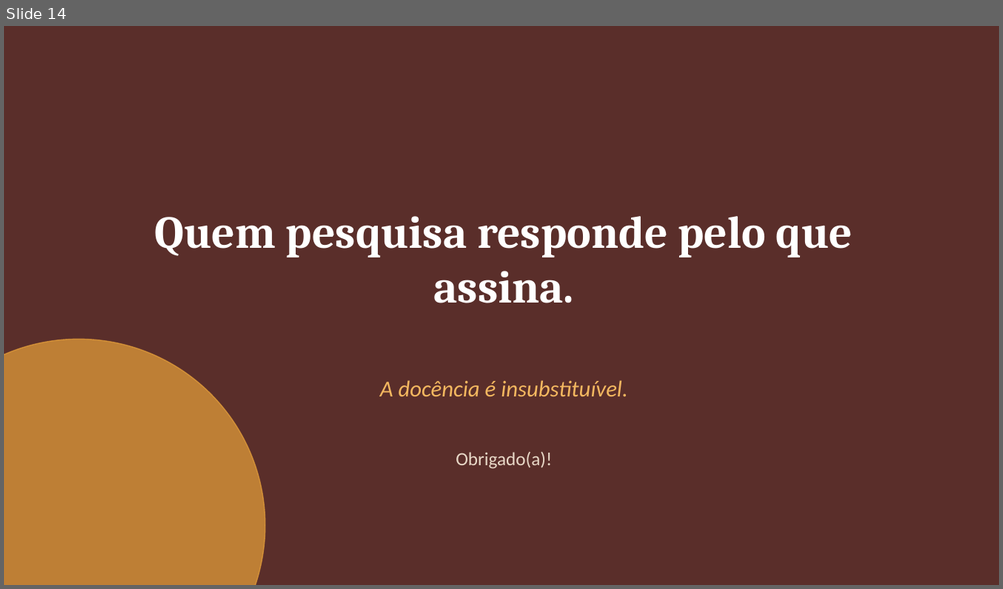
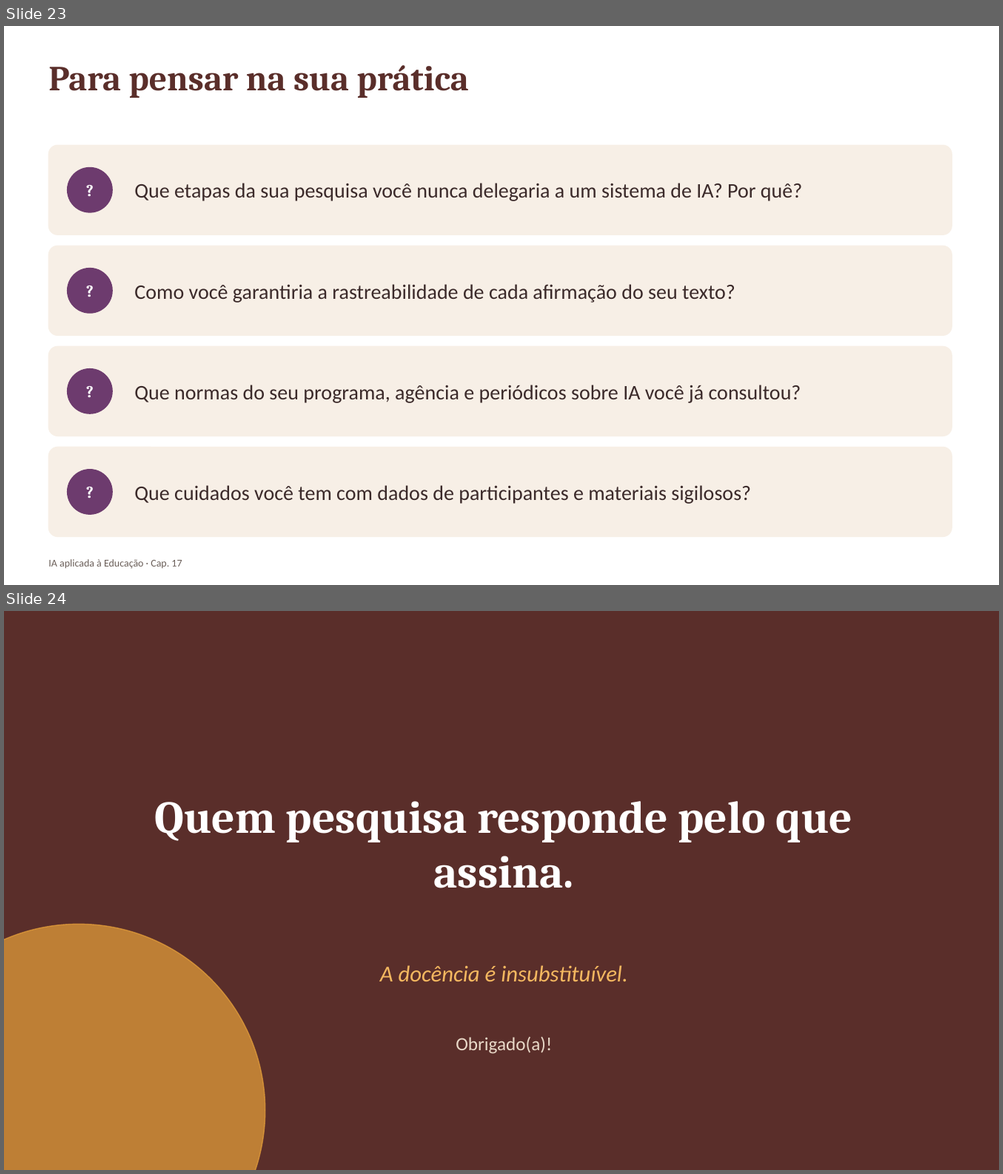
Before and after one commit to arakenmedeiros/claude, a slide deck: livro_ia_educacao/saida/pptx/Cap17_slides.pptx. Shown one above the other, each under a label of ours: slide 14 before the commit, slides 23 and 24 after it. The pictures are 1003x589 and 1003x1174 pixels, drawn with LibreOffice and Linux fonts; fonts in the diff are those of the drawing. Boxes give left, top, right and bottom in pixels: in the first picture for what was removed or moved away, otherwise in the second. Text is boxed around its words. In the diff, an @@ line names an element or a change of style, - is before the commit and + after.

```diff
--- a/livro_ia_educacao/saida/pptx/Cap17_slides.pptx
+++ b/livro_ia_educacao/saida/pptx/Cap17_slides.pptx
@@ slide 23 added at [4, 26, 999, 585], background #FFFFFF @@
@@ text added at [48, 65, 469, 98], 34 pt, text #5A2E2A, bold @@
+Para pensar na sua prática
@@ rounded rectangle added at [48, 145, 951, 235], fill #F7EFE6, outline #F7EFE6 1 pt @@
@@ ellipse added at [68, 168, 112, 212], fill #6D3B6E, outline #6D3B6E 1 pt @@
@@ text added at [68, 168, 112, 212], 16 pt, text #FFFFFF, bold @@
+?
@@ text added at [134, 183, 802, 201], 20 pt, text #3B2A2A @@
+Que etapas da sua pesquisa você nunca delegaria a um sistema de IA? Por quê?
@@ rounded rectangle added at [48, 246, 951, 335], fill #F7EFE6, outline #F7EFE6 1 pt @@
@@ ellipse added at [68, 269, 112, 313], fill #6D3B6E, outline #6D3B6E 1 pt @@
@@ text added at [68, 269, 112, 313], 16 pt, text #FFFFFF, bold @@
+?
@@ text added at [134, 284, 735, 303], 20 pt, text #3B2A2A @@
+Como você garantiria a rastreabilidade de cada afirmação do seu texto?
@@ rounded rectangle added at [48, 347, 951, 437], fill #F7EFE6, outline #F7EFE6 1 pt @@
@@ ellipse added at [68, 369, 112, 414], fill #6D3B6E, outline #6D3B6E 1 pt @@
@@ text added at [68, 369, 112, 414], 16 pt, text #FFFFFF, bold @@
+?
@@ text added at [134, 385, 801, 403], 20 pt, text #3B2A2A @@
+Que normas do seu programa, agência e periódicos sobre IA você já consultou?
@@ rounded rectangle added at [48, 448, 951, 537], fill #F7EFE6, outline #F7EFE6 1 pt @@
@@ ellipse added at [68, 470, 112, 514], fill #6D3B6E, outline #6D3B6E 1 pt @@
@@ text added at [68, 470, 112, 514], 16 pt, text #FFFFFF, bold @@
+?
@@ text added at [134, 486, 751, 504], 20 pt, text #3B2A2A @@
+Que cuidados você tem com dados de participantes e materiais sigilosos?
@@ text added at [48, 560, 182, 569], 10 pt, text #6B5F59 @@
+IA aplicada à Educação · Cap. 17
@@ what was slide 14 is now slide 24 @@
```
Also in this commit, not shown: 9 slides changed, 12 other slides added, 3 slides removed, 42 other files.
